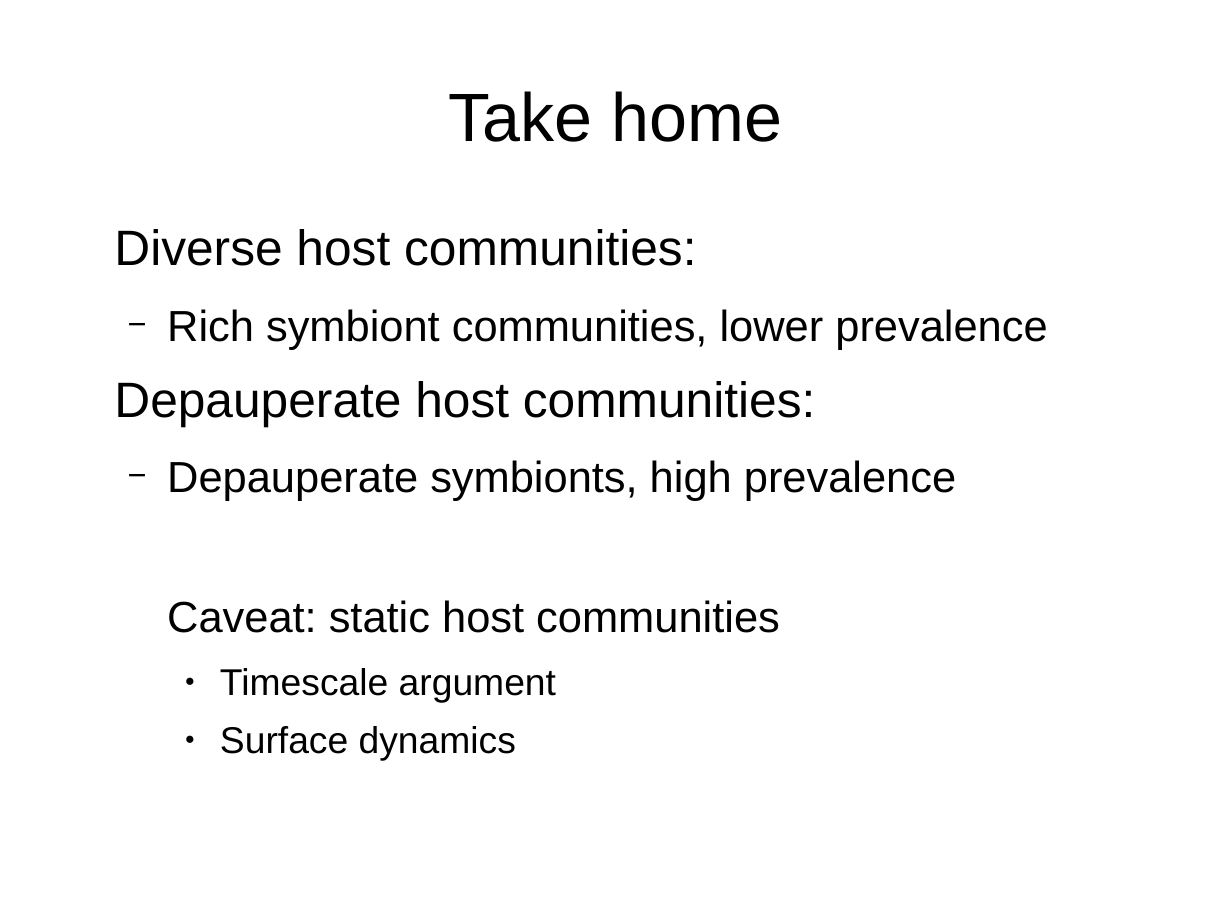
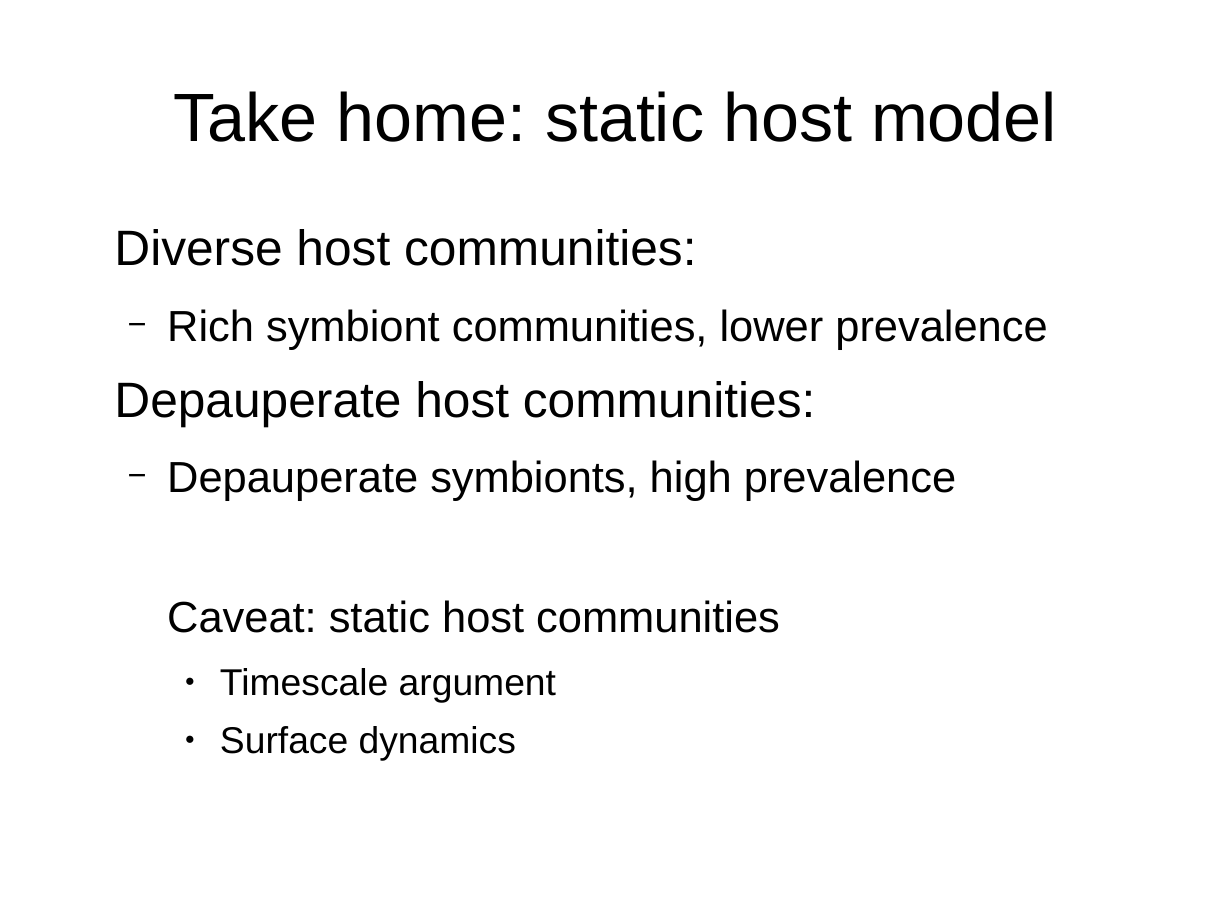
Before and after one commit to mbjoseph/abm, a slide deck: slide 32 of presentation/qdt/talk.odp (slide 33 before the commit). Drawn at 1232x924 pixels with LibreOffice and Linux fonts; fonts in the diff are those of the drawing. Boxes give left, top, right and bottom in pixels: in the first picture for what was removed or moved away, otherwise in the second. Text is boxed around its words. In the diff, an @@ line names an element or a change of style, - is before the commit and + after.

```diff
--- a/presentation/qdt/talk.odp
+++ b/presentation/qdt/talk.odp
@@ title at (x1=173, y1=91, x2=1057, y2=142): text changed @@
-Take home
+Take home: static host model
```
Also in this commit, not shown: 2 other slides changed, 10 slides added, 1 slide removed, 13 other files.
